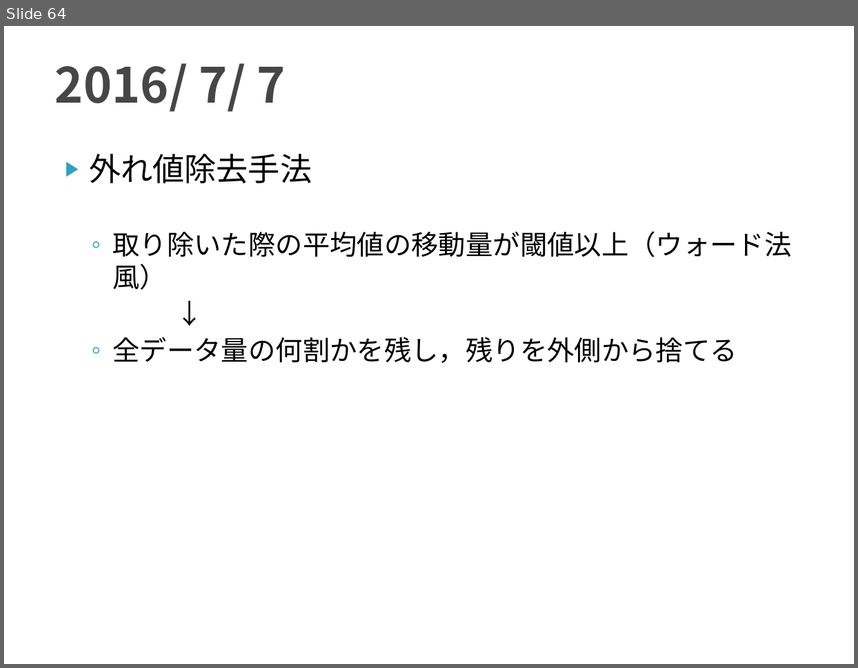
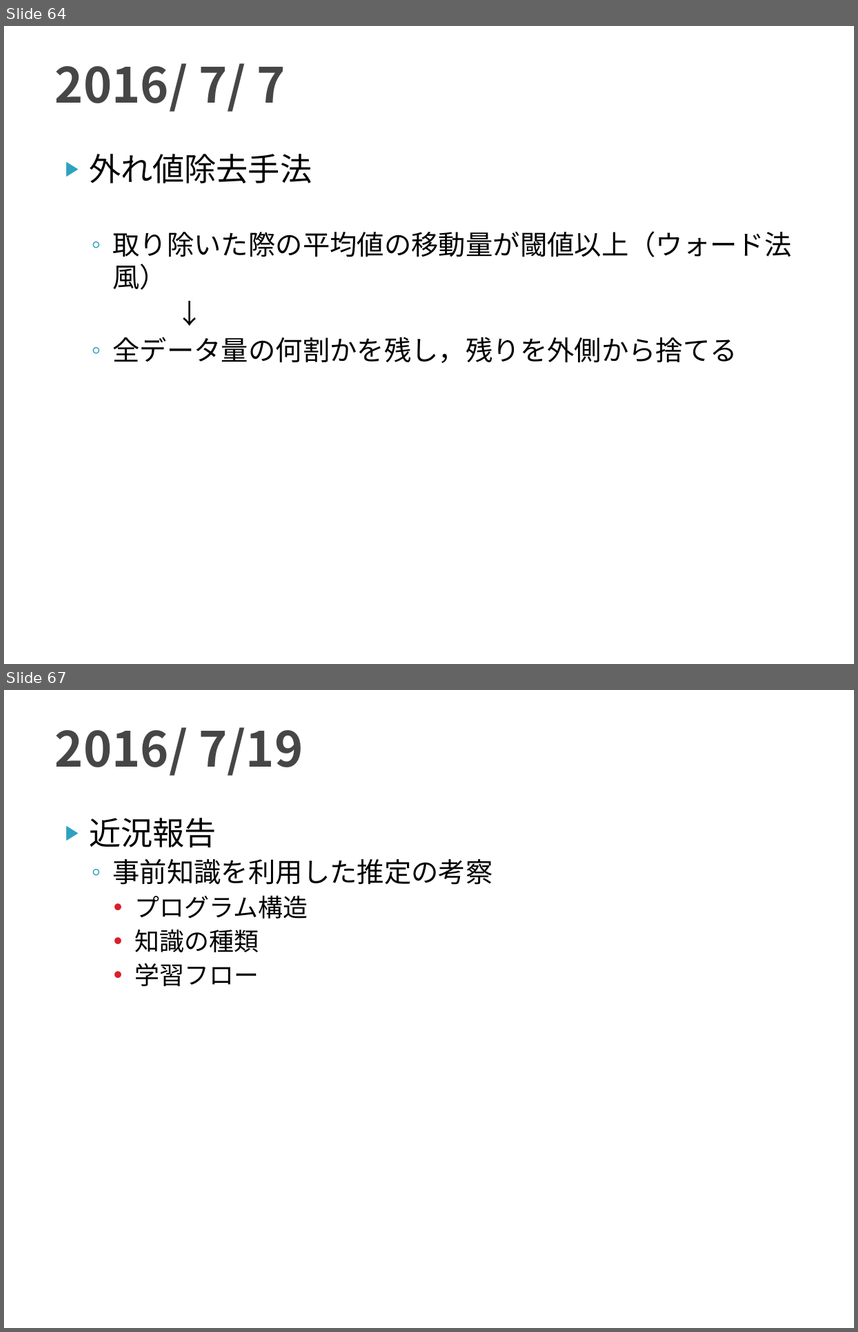
Before and after one commit to TetsuyaKomota/GitforEclipseTest, a slide deck: IntentionLearning_v2/slide/discussion2016.pptx. Shown one above the other, each under a label of ours: slide 64 before the commit, slides 64 and 67 after it; the slides between them are not shown. The pictures are 858x668 and 858x1332 pixels, drawn with LibreOffice and Linux fonts; fonts in the diff are those of the drawing. Boxes give left, top, right and bottom in pixels: in the first picture for what was removed or moved away, otherwise in the second. Text is boxed around its words. In the diff, an @@ line names an element or a change of style, - is before the commit and + after.

```diff
--- a/IntentionLearning_v2/slide/discussion2016.pptx
+++ b/IntentionLearning_v2/slide/discussion2016.pptx
@@ slide 67 added at <box>4,690,854,1328</box>, background #FFFFFF @@
@@ title added at <box>55,727,303,776</box>, 41 pt, text #464646, bold @@
+2016/ 7/19
@@ text added at <box>89,818,493,986</box>, 21 pt, text #000000 @@
+▶ 近況報告
+  ◦ 事前知識を利用した推定の考察
+    • プログラム構造
+    • 知識の種類
+    • 学習フロー
```
Also in this commit, not shown: 6 other slides added, 6 other files.
